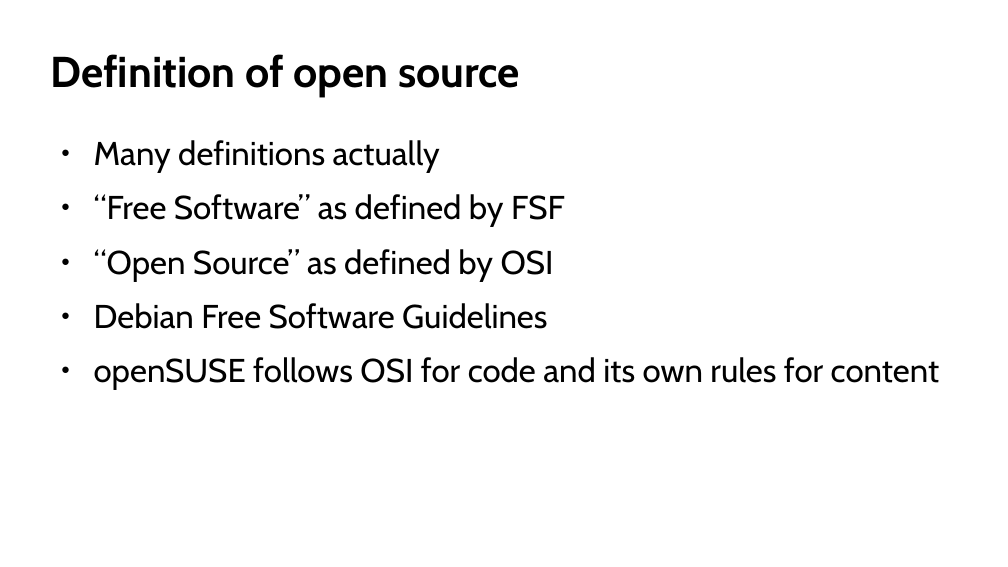
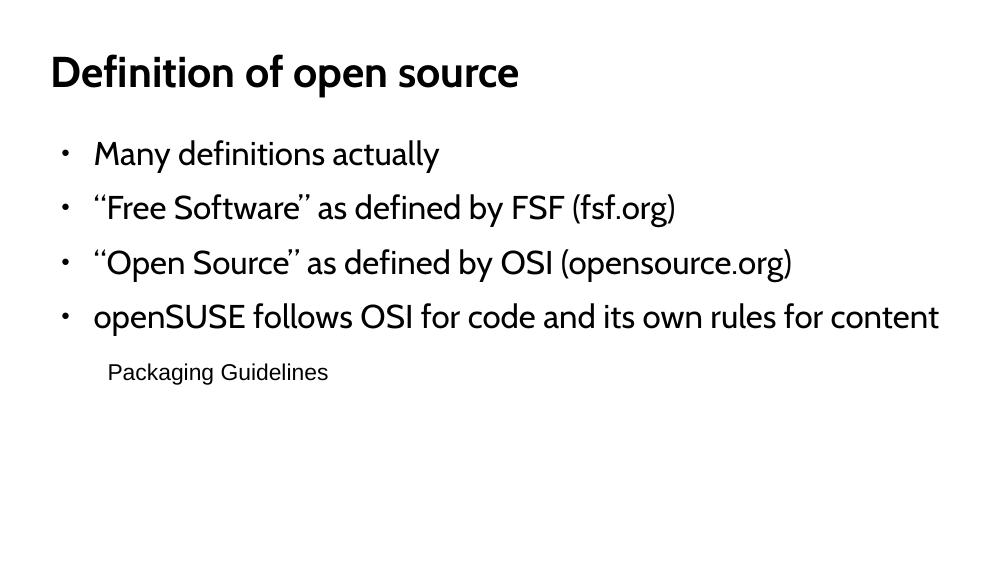
Before and after one commit to coolo/drunken-adventure, a slide deck: slide 5 of osc2017-2/cavil.odp. Drawn at 1008x567 pixels with LibreOffice and Linux fonts; fonts in the diff are those of the drawing; background and template pictures are left out. Boxes give left, top, right and bottom in pixels: in the first picture for what was removed or moved away, otherwise in the second. Text is boxed around its words. In the diff, an @@ line names an element or a change of style, - is before the commit and + after.

```diff
--- a/osc2017-2/cavil.odp
+++ b/osc2017-2/cavil.odp
@@ text at box(94, 194, 792, 281): text changed @@
-● “Free Software” as defined by FSF
-● “Open Source” as defined by OSI
-● Debian Free Software Guidelines
+● “Free Software” as defined by FSF (fsf.org)
+● “Open Source” as defined by OSI (opensource.org)
@@ text added at box(108, 363, 329, 385), 18 pt, text #000000 @@
+Packaging Guidelines
```
Also in this commit, not shown: 3 other slides changed, 4 slides added.
